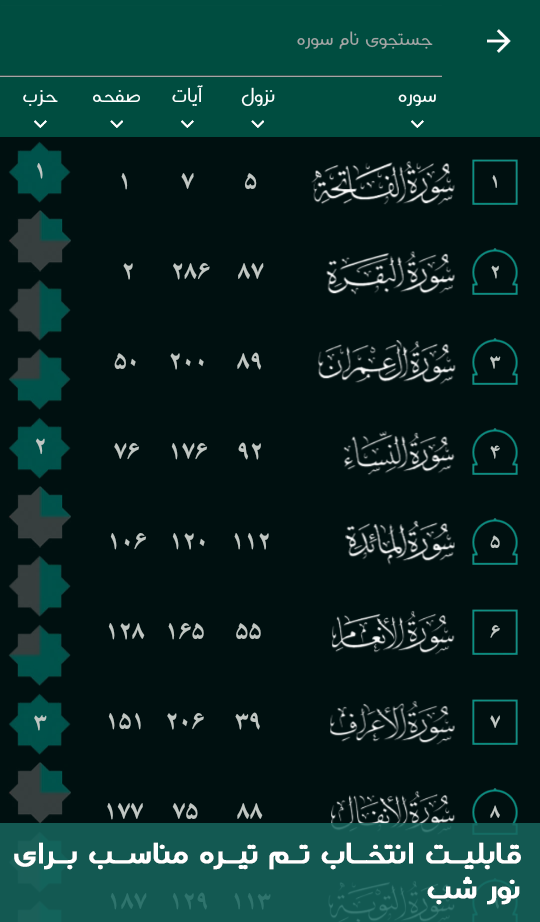
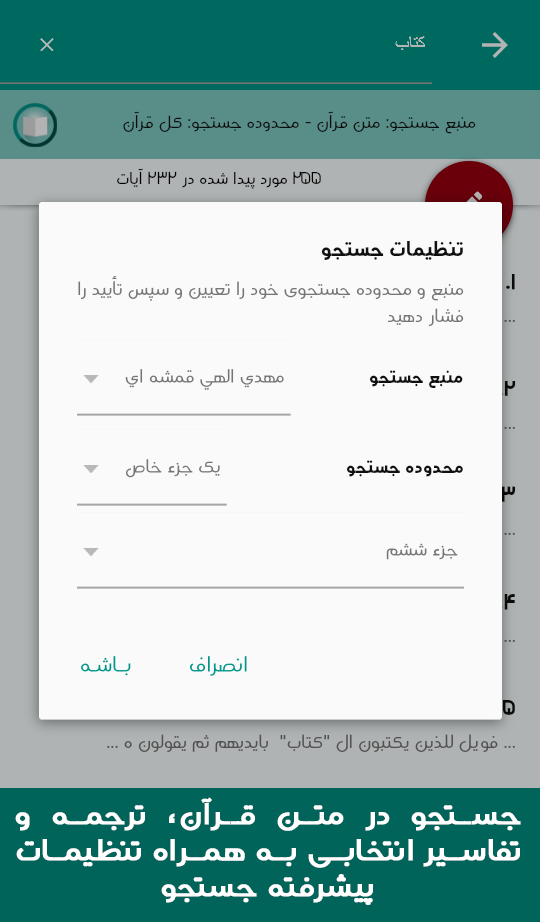
Layered file, before and after one edit (540px x 922px). Changes by layer:
hid group "Night" (3 layers) over box(0, 0, 540, 922)
added group "Search" with 3 layers above "Translation" over box(0, 0, 540, 922)
added layer "جستجو در متن قرآن، ترجمه و تفاسیر انتخابی به همراه تنظیمات پیشر" in group "Search" over box(15, 797, 521, 905)
added layer "Rect" (2nd of 6, in "Search") in group "Search" over box(0, 788, 540, 922)
added layer "Layer 11" in group "Search" over box(0, 0, 540, 876)
showed group "Translation" (4 layers) over box(0, 0, 540, 922)
"Rect" (3rd of 6, in "Translation"): opacity 85% → 100%, painted on it over box(0, 788, 540, 922)
added layer "Layer 10" in group "Translation" over box(0, 0, 540, 873)
